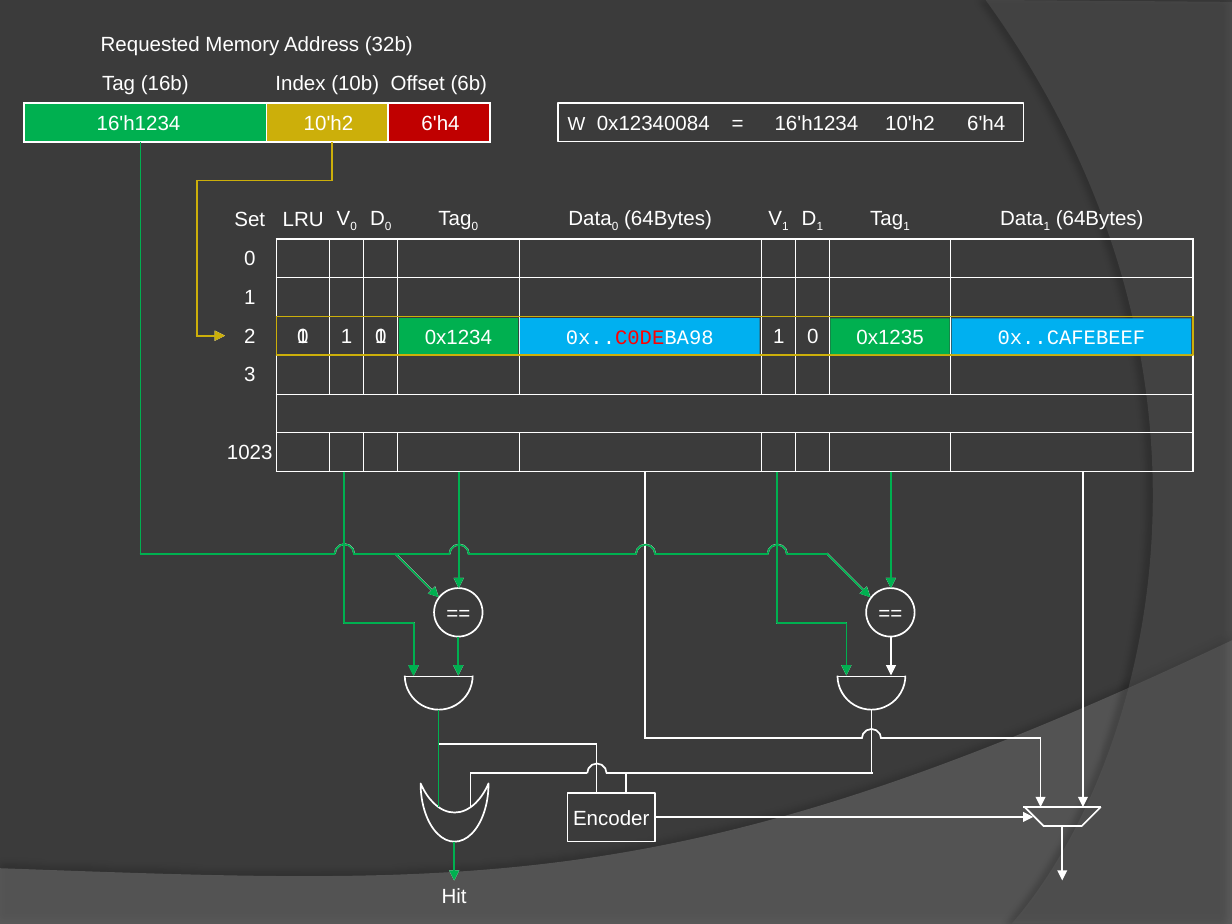
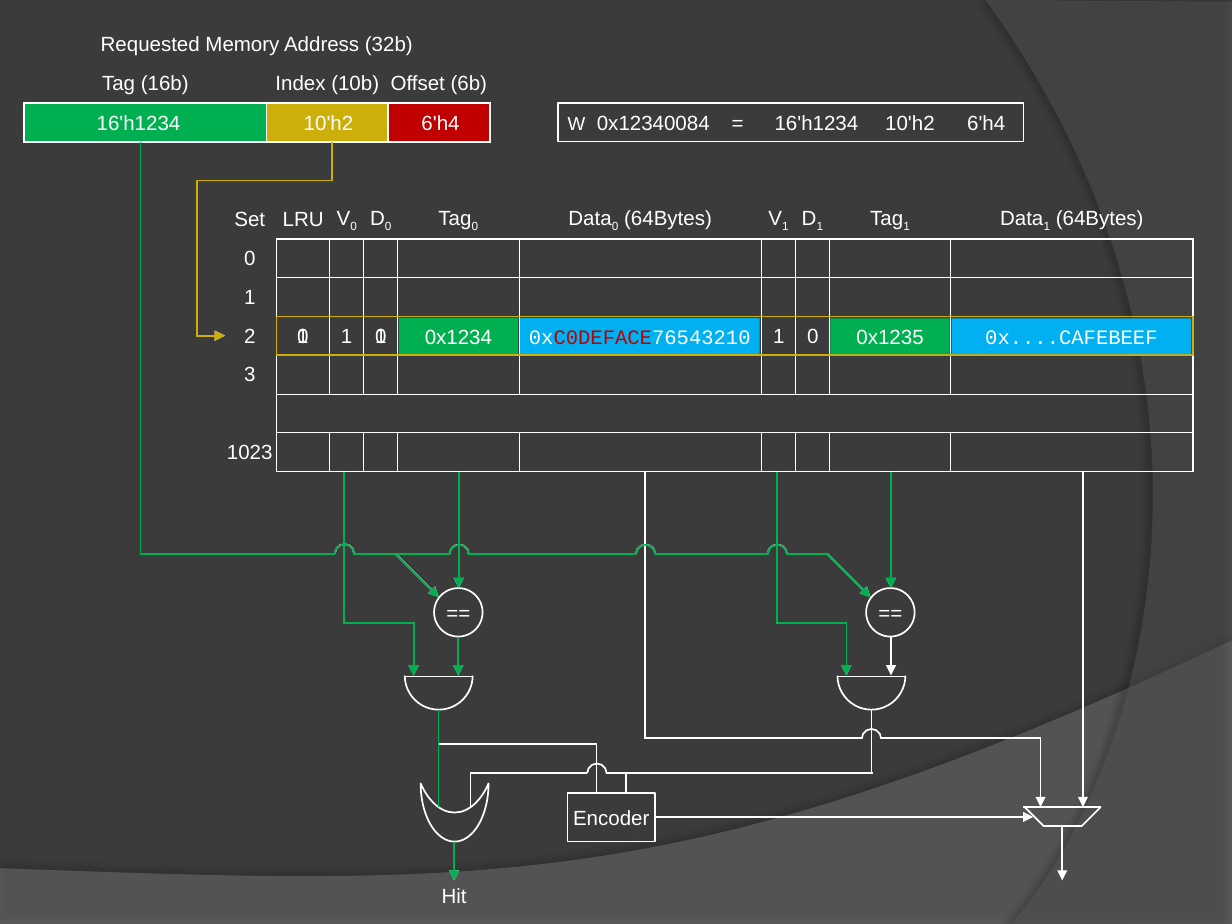
Before and after one commit to LiuChenHsiung/misc, a slide deck: slide 6 of Cache basic example.pptx. Drawn at 1232x924 pixels with LibreOffice and Linux fonts; fonts in the diff are those of the drawing. Boxes give left, top, right and bottom in pixels: in the first picture for what was removed or moved away, otherwise in the second. Text is boxed around its words. In the diff, an @@ line names an element or a change of style, - is before the commit and + after.

```diff
--- a/Cache basic example.pptx
+++ b/Cache basic example.pptx
@@ text in rectangle at <box>529,330,751,345</box>: text changed @@
-0x..C0DEBA98
+0xC0DEFACE76543210
@@ text in rectangle at <box>985,330,1157,345</box>: text changed @@
-0x..CAFEBEEF
+0x....CAFEBEEF
```
Also in this commit, not shown: 3 other slides changed.
